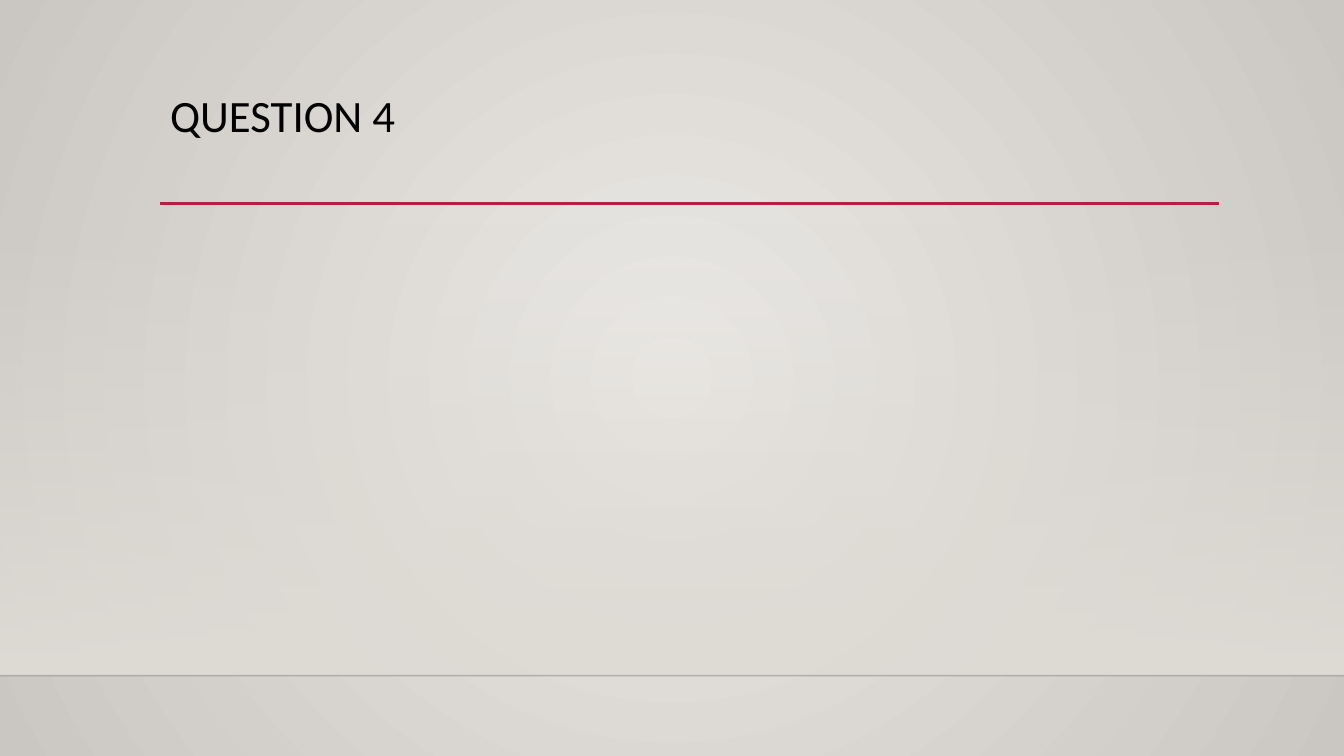
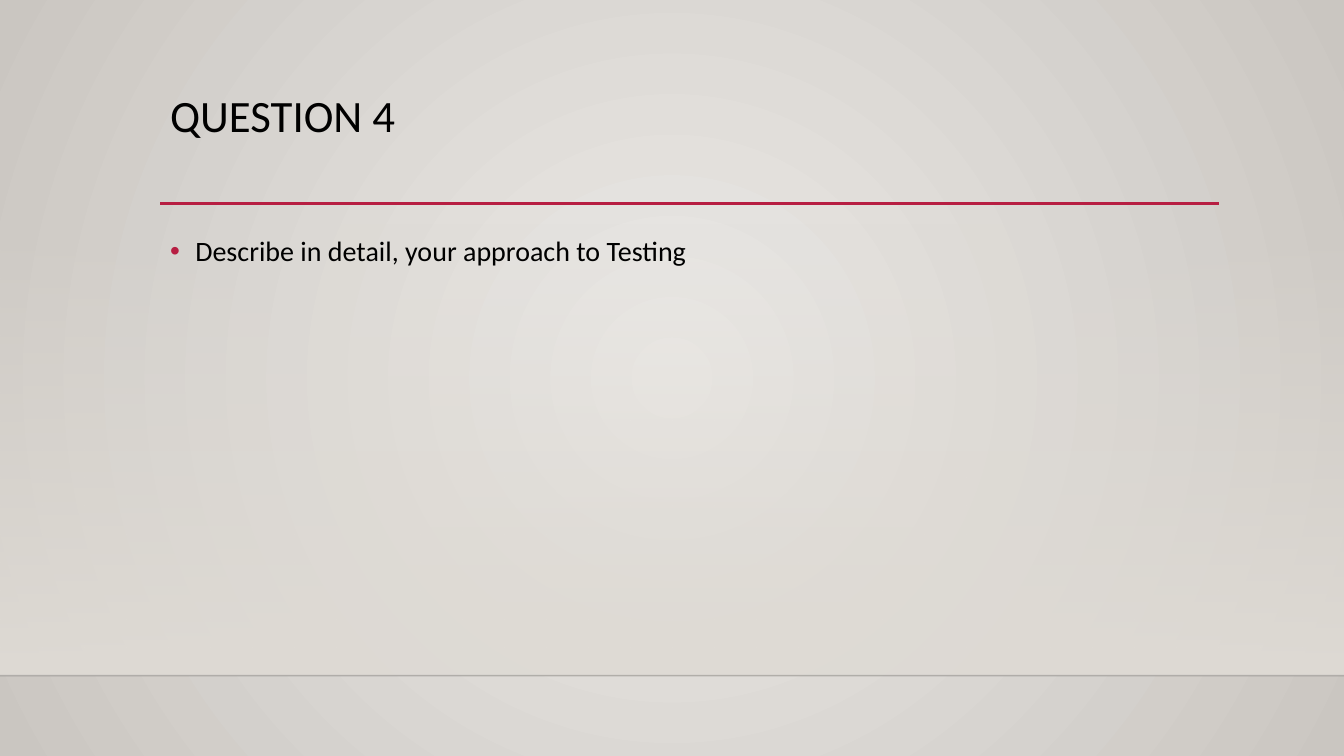
Before and after one commit to AlexisPechon/4th-Year-Android-App-Project, a slide deck: slide 11 of Final Report Docs/Alexis_Pechon_BSHCSD4_x19358953_Final Presentation.pptx. Drawn at 1344x756 pixels with LibreOffice and Linux fonts; fonts in the diff are those of the drawing; background and template pictures are left out. Boxes give left, top, right and bottom in pixels: in the first picture for what was removed or moved away, otherwise in the second. Text is boxed around its words. In the diff, an @@ line names an element or a change of style, - is before the commit and + after.

```diff
--- a/Final Report Docs/Alexis_Pechon_BSHCSD4_x19358953_Final Presentation.pptx
+++ b/Final Report Docs/Alexis_Pechon_BSHCSD4_x19358953_Final Presentation.pptx
@@ text added at (195,241,686,266), 20 pt, text #000000 @@
+• Describe in detail, your approach to Testing
```
Also in this commit, not shown: 4 other slides changed, 2 other files.
